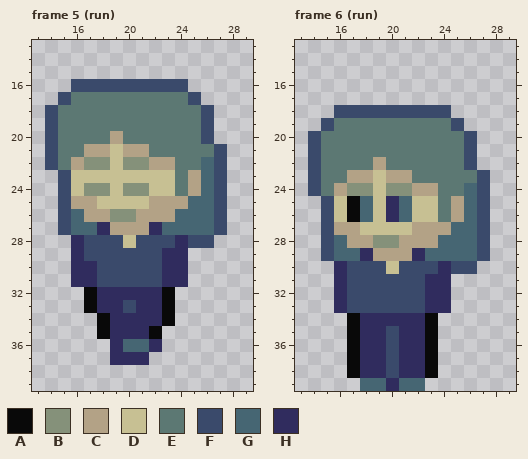
Pixel-art file -- assets/sprites/player/soldier/soldier.aseprite. That is the earlier state.
40x40 pixels, 6 frames. Shown: frame 5 (run): x 13..29, y 13..39; frame 6 (run): x 13..29, y 13..39. The commit also changed other frames, which this record leaves out.
Palette (. is transparent): A #090909  B #85917a  C #b3a286  D #c7c093  E #5c7873  F #3a4a6b  G #466673  H #302c5e
Pixels before, frame 5 (run), first column x 14:
16 ..FFFFFFFFF...
17 .FEEEEEEEEEF..
18 FEEEEEEEEEEEF.
19 FEEEEEEEEEEEF.
20 FEEEECEEEEEEF.
21 FEECCDCCEEEEEF
22 FECBBDBBCCEEGF
23 .FDDDDDDDDECGF
24 .FDBBDBBDDECGF
25 .FCCDDDDCCCGGF
26 .FGCCBBCCCGGGF
27 .FGGHCCCHGGGGF
28 ..HFFFDFFFHFF.
29 ..HFFFFFFHH...
30 ..HHFFFFFHH...
31 ..HHFFFFFHH...
32 ...AHHHHHA....
33 ...AHHFHHA....
34 ....AHHHHA....
35 ....AHHHA.....
36 .....HGGH.....
37 .....HHH......
Pixels before, frame 6 (run), first column x 14:
18 ..FFFFFFFFF...
19 .FEEEEEEEEEF..
20 FEEEEEEEEEEEF.
21 FEEEEEEEEEEEF.
22 FEEEECEEEEEEF.
23 FEECCDCCEEEEEF
24 FECBBDBBCCEEGF
25 .FDAGDHGDDECGF
26 .FDAGDHGDDECGF
27 .FCCDDDDCCCGGF
28 .FGCCBBCCCGGGF
29 .FGGHCCCHGGGGF
30 ..HFFFDFFFHFF.
31 ..HFFFFFFHH...
32 ..HFFFFFFHH...
33 ..HFFFFFFHH...
34 ...AHHHHHA....
35 ...AHHFHHA....
36 ...AHHFHHA....
37 ...AHHFHHA....
38 ...AHHFHHA....
39 ....GGHGG.....
New version:
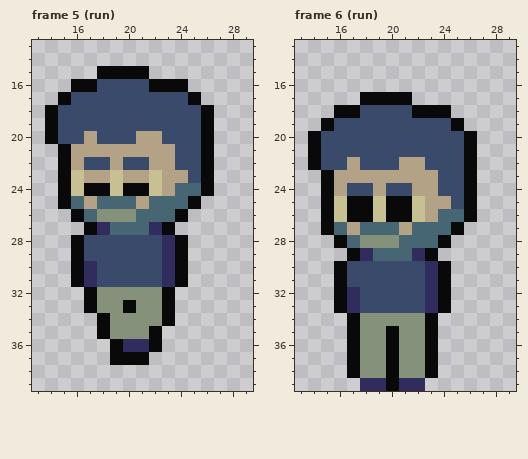
Change:
layer "man" now shown
layer "girl" now hidden
Changed rows in their new state; - is an unchanged pixel.
Frame 5 (run):
first column x 14:
15 ----AAAA------
16 --AA----AAA---
17 -AFFFFFFFFFA--
18 AFFFFFFFFFFFA-
19 AFFFFFFFFFFFA-
20 AFFCFFFCCFFFA-
21 .AC--C--CCFFA.
22 .A-FFCFF--FFA.
23 -A-CC-CC-CCFA.
24 -A-AA-AA-CGGA.
25 -AG-GGGCGGGA..
26 -.AGB--GGGA...
27 -..A-GGG-A....
28 --A---F--HA..-
29 --A-------A---
30 --A-------A---
31 --A-------A---
32 ----BBBBB-----
33 ----BBABB-----
34 -----BBBB-----
35 -----BBB------
36 -----AHHA-----
37 -----AAA------
Frame 6 (run):
first column x 14:
17 ----AAAA------
18 --AA----AAA---
19 -AFFFFFFFFFA--
20 AFFFFFFFFFFFA-
21 AFFFFFFFFFFFA-
22 AFFCFFFCCFFFA-
23 .AC--C--CCFFA.
24 .A-FFCFF--FFA.
25 -A--A-AA-CCFA.
26 -A--A-AA-CGGA.
27 -AG-GGGCGGGA..
28 -.AGB--GGGA...
29 -..A-GGG-A....
30 --A---F--HA..-
31 --A-------A---
32 --AH------A---
33 --AH------A---
34 ----BBBBB-----
35 ----BBABB-----
36 ----BBABB-----
37 ----BBABB-----
38 ----BBABB-----
39 ----HHAHH-----
Changed places in both pictures, as pixel boxes (x1, y1, x2, y2):
changed: (45, 66, 227, 365)
changed: (308, 92, 490, 391)
